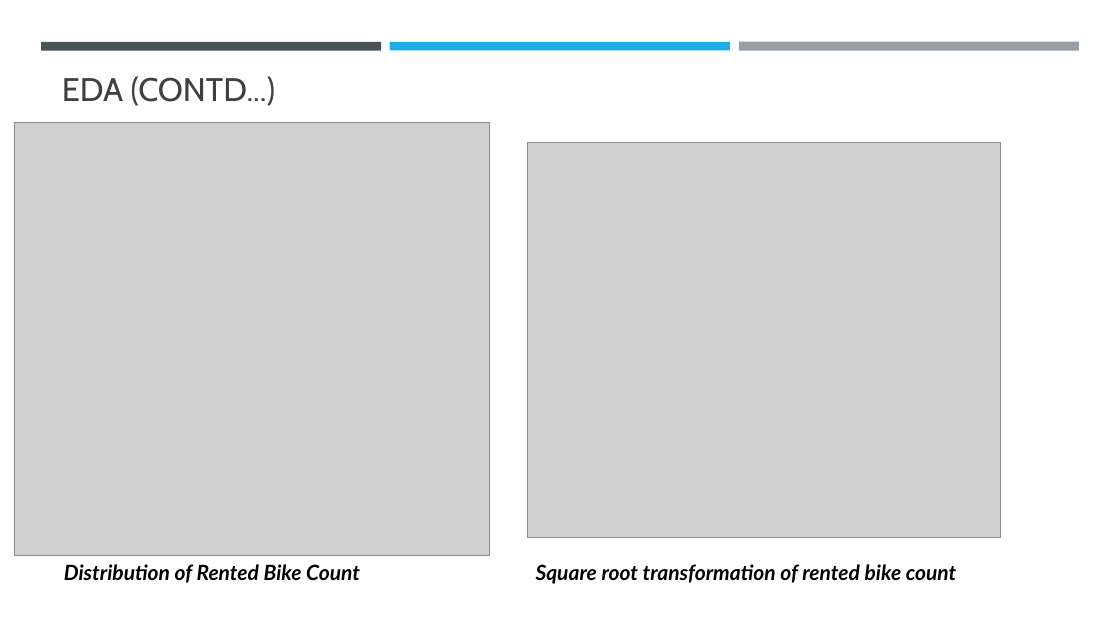
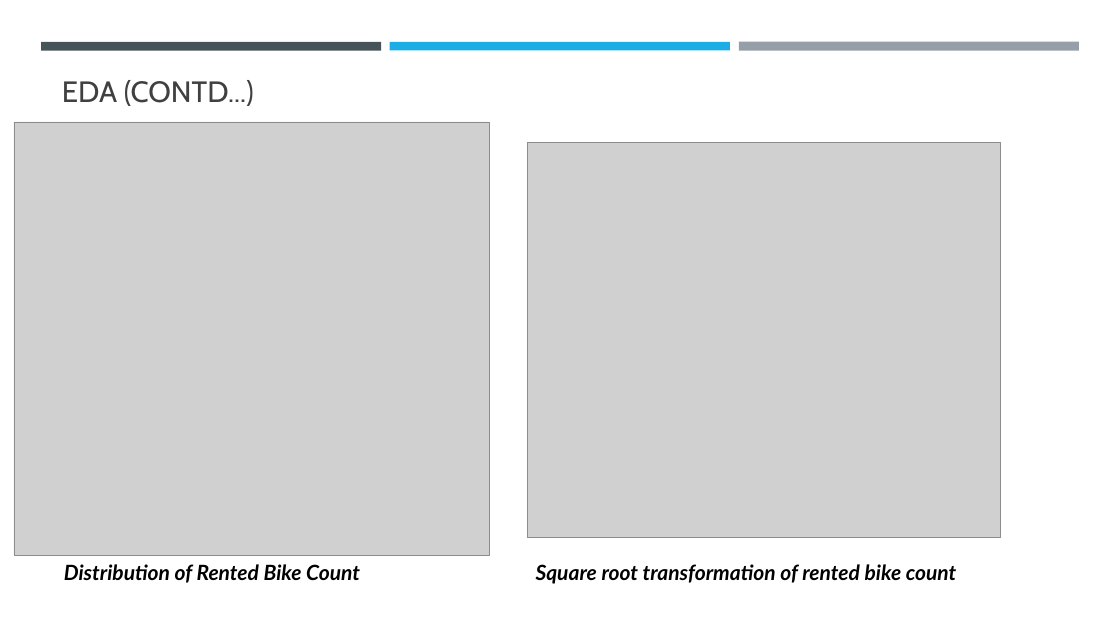
Before and after one commit to harshu722/Edunet-Seoul-bike-sharing-prediction, a slide deck: slide 10 of BikeSeaoul.pptx. Drawn at 1120x630 pixels with LibreOffice and Linux fonts; fonts in the diff are those of the drawing; grey boxes stand for pictures; background and template pictures are left out. Boxes give left, top, right and bottom in pixels: in the first picture for what was removed or moved away, otherwise in the second. Text is boxed around its words. In the diff, an @@ line names an element or a change of style, - is before the commit and + after.

```diff
--- a/BikeSeaoul.pptx
+++ b/BikeSeaoul.pptx
@@ title "EDA (CONTD...)" at <box>62,80,254,106</box>: size 28 to 25.2 pt @@
```
Also in this commit, not shown: 4 other slides changed, 2 slides added, 2 slides removed.
